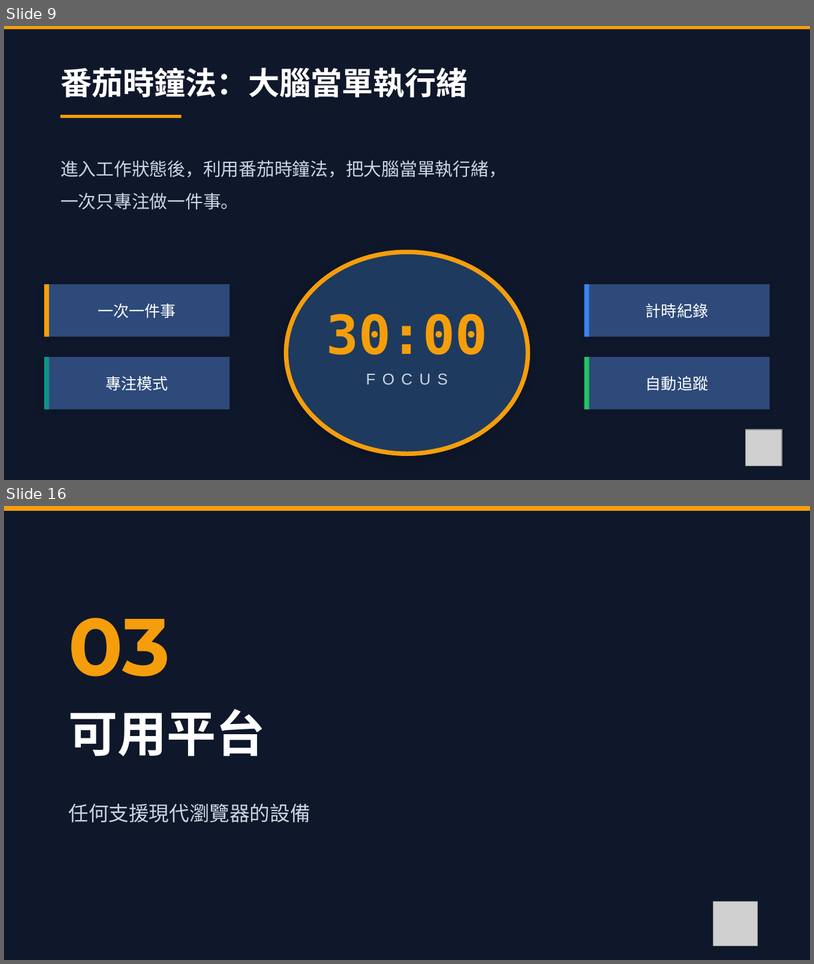
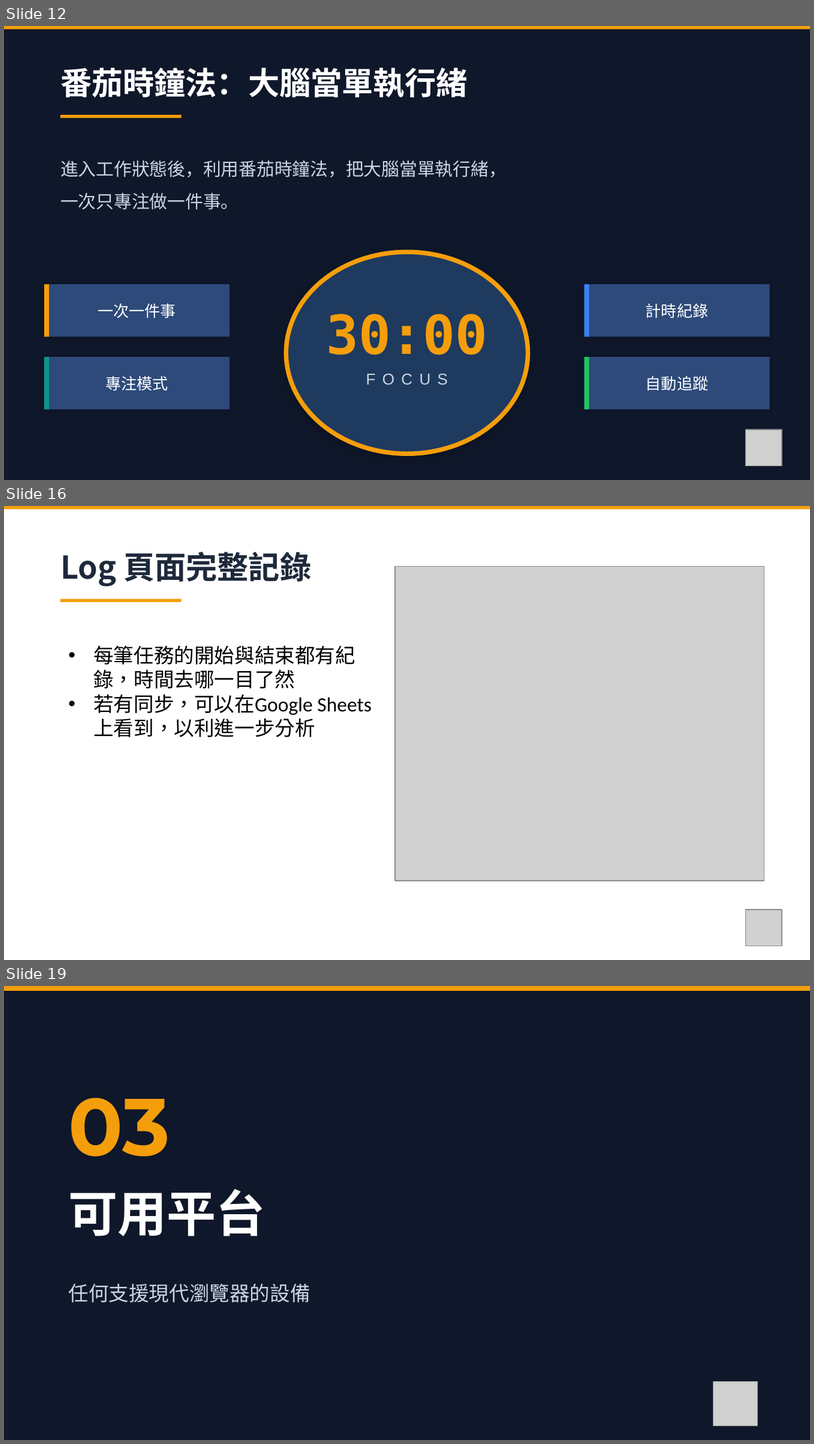
Before and after one commit to ychsue/NonBlockingLife, a slide deck: Discussion/Promotion/6mins/pictures.pptx. Shown one above the other, each under a label of ours: slides 9 and 16 before the commit, slides 12, 16 and 19 after it; the slides between them are not shown. The pictures are 814x964 and 814x1444 pixels, drawn with LibreOffice and Linux fonts; fonts in the diff are those of the drawing; grey boxes stand for pictures. Boxes give left, top, right and bottom in pixels: in the first picture for what was removed or moved away, otherwise in the second. Text is boxed around its words. In the diff, an @@ line names an element or a change of style, - is before the commit and + after.

```diff
--- a/Discussion/Promotion/6mins/pictures.pptx
+++ b/Discussion/Promotion/6mins/pictures.pptx
@@ slide 16 added at (x1=4, y1=506, x2=810, y2=960), background #FFFFFF @@
@@ rectangle added at (x1=4, y1=506, x2=810, y2=509), fill #F59E0B @@
@@ text added at (x1=60, y1=552, x2=311, y2=586), 28 pt, text #1E293B, bold @@
+Log 頁面完整記錄
@@ picture added at (x1=395, y1=567, x2=764, y2=880) @@
@@ rectangle added at (x1=60, y1=599, x2=182, y2=602), fill #F59E0B @@
@@ text added at (x1=93, y1=645, x2=372, y2=737), 18 pt, text #000000 @@
+• 每筆任務的開始與結束都有紀錄，時間去哪一目了然
+• 若有同步，可以在Google Sheets 上看到，以利進一步分析
@@ picture added at (x1=746, y1=909, x2=782, y2=945) @@
@@ what was slide 9 is now slide 12 @@
@@ what was slide 16 is now slide 19 @@
```
Also in this commit, not shown: 8 slides changed, 5 other slides added, 3 slides removed, 22 other files.
